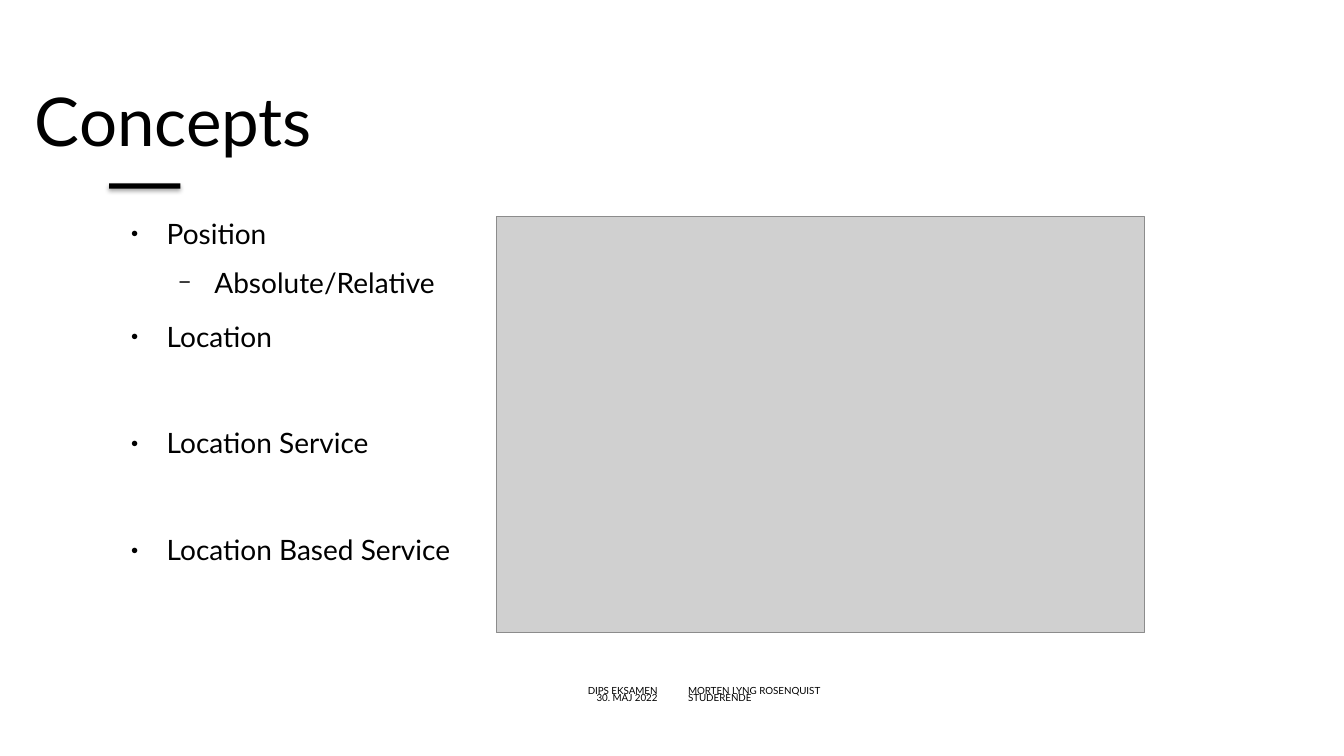
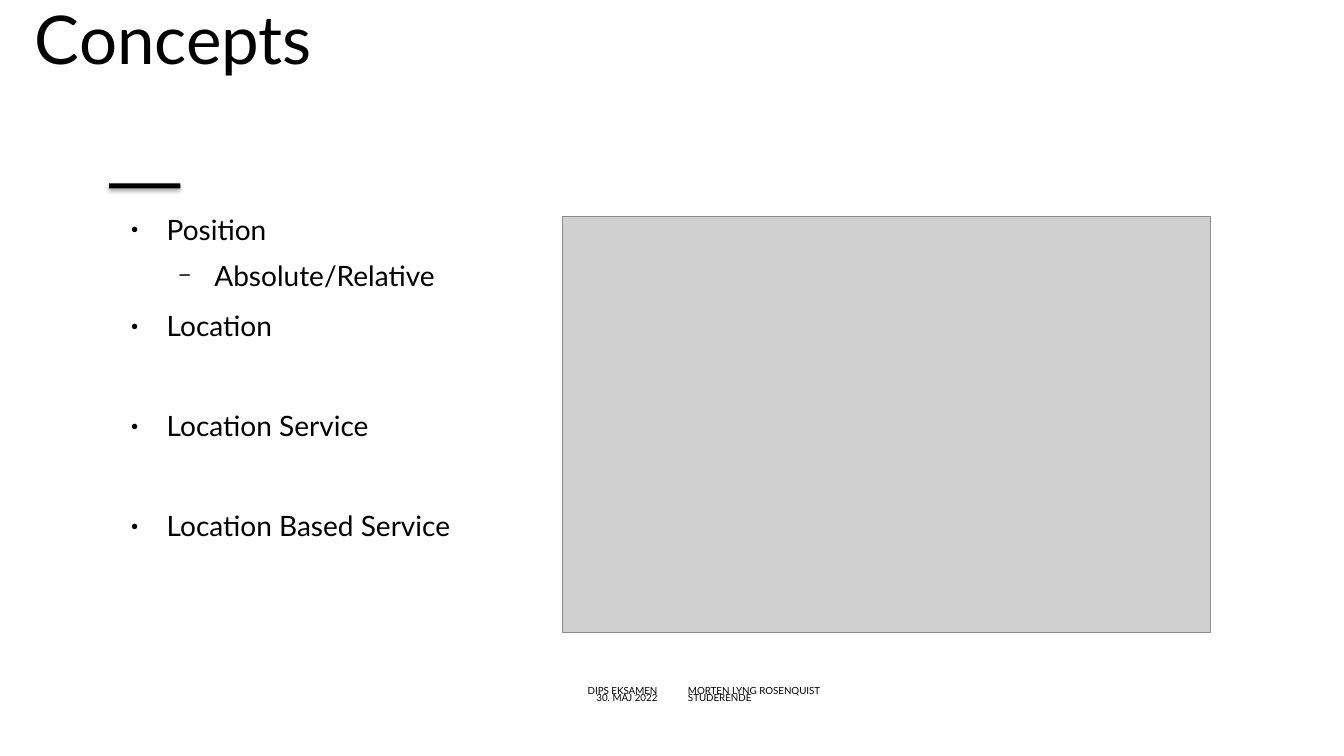
Before and after one commit to mlRosenquist/au-mlr-distributed-and-pervasive-systems, a slide deck: slide 21 of Præsentation.pptx (slide 22 before the commit). Drawn at 1344x756 pixels with LibreOffice and Linux fonts; fonts in the diff are those of the drawing; grey boxes stand for pictures; background and template pictures are left out. Boxes give left, top, right and bottom in pixels: in the first picture for what was removed or moved away, otherwise in the second. Text is boxed around its words. In the diff, an @@ line names an element or a change of style, - is before the commit and + after.

```diff
--- a/Præsentation.pptx
+++ b/Præsentation.pptx
@@ title "Concepts": place and size @@
-title "Concepts" at box(35, 97, 312, 158)
+title "Concepts" at box(35, 15, 312, 76)
@@ text "Position" rewrapped from box(167, 223, 450, 561) to box(167, 219, 450, 537) @@
@@ picture: place and size @@
-picture at box(496, 216, 1144, 632)
+picture at box(563, 216, 1211, 632)
```
Also in this commit, not shown: 26 other slides changed, 9 slides added, 3 slides removed, 1 other file.
